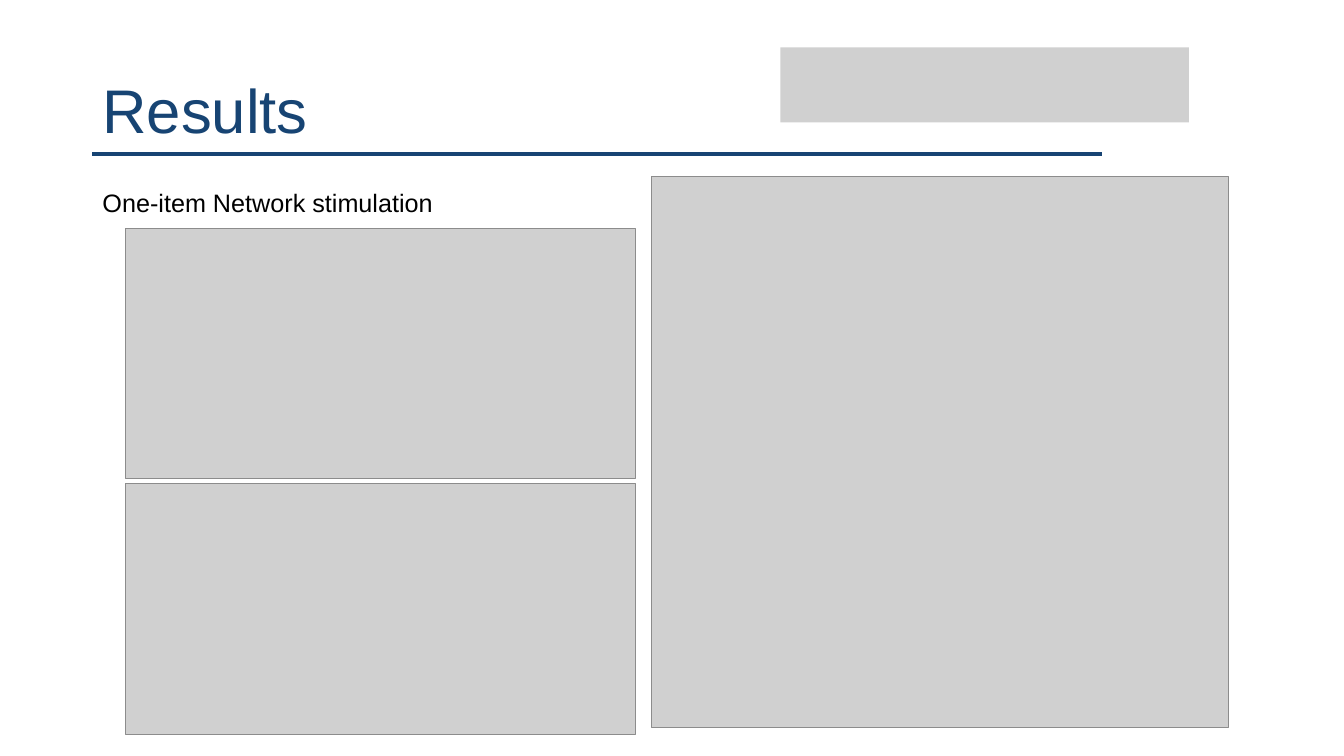
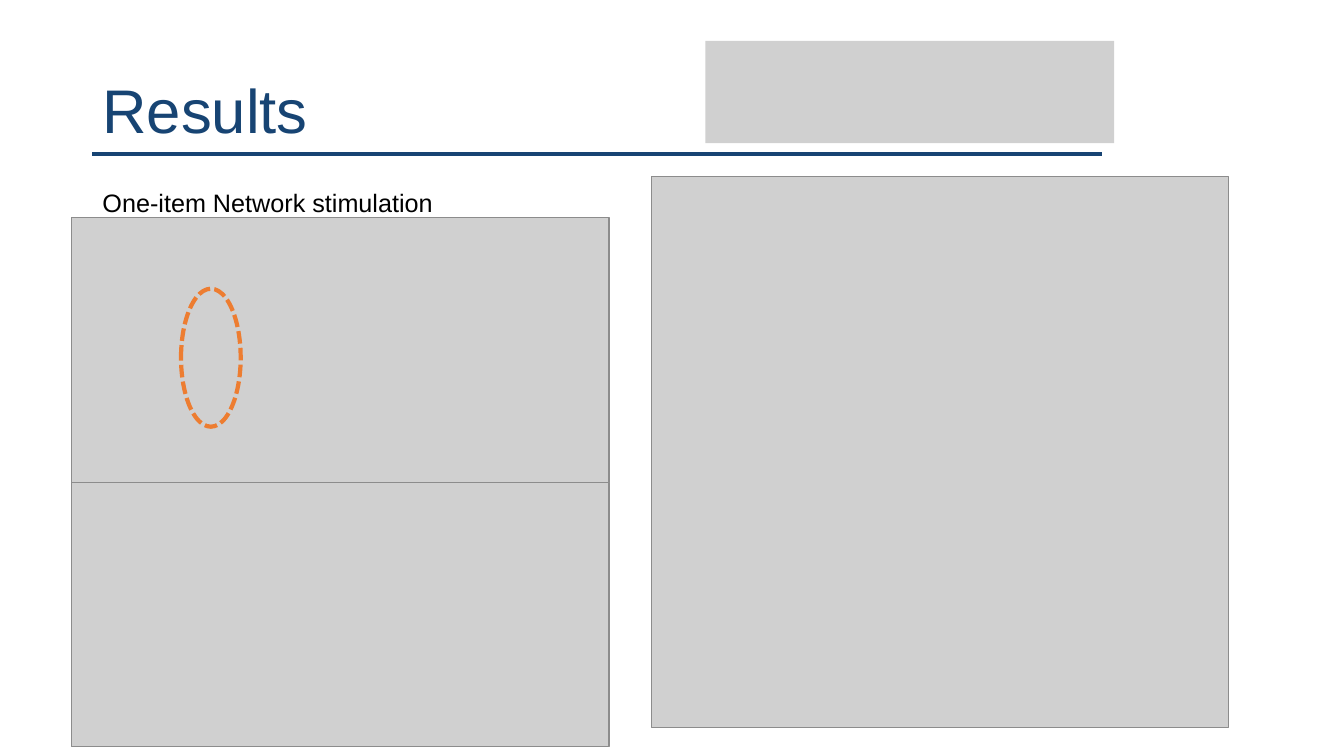
Before and after one commit to AohuaCheng/Neuro-and-Complexity-Science, a slide deck: slide 9 of project/AohuaCheng_Working Memory.pptx (slide 8 before the commit). Drawn at 1344x756 pixels with LibreOffice and Linux fonts; fonts in the diff are those of the drawing; grey boxes stand for pictures. Boxes give left, top, right and bottom in pixels: in the first picture for what was removed or moved away, otherwise in the second. Text is boxed around its words. In the diff, an @@ line names an element or a change of style, - is before the commit and + after.

```diff
--- a/project/AohuaCheng_Working Memory.pptx
+++ b/project/AohuaCheng_Working Memory.pptx
@@ picture: place and size @@
-picture at [780, 47, 1189, 122]
+picture at [706, 41, 1114, 143]
@@ picture: place and size @@
-picture at [126, 228, 636, 479]
+picture at [72, 218, 609, 482]
@@ ellipse added at [181, 288, 241, 426], outline #ED7D31 3 pt dashed @@
@@ picture at [72, 482, 609, 746]: rotation 180 to 0 degrees @@
```
Also in this commit, not shown: 6 other slides changed, 2 slides added, 1 other file.
